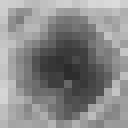
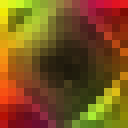
Revision of a layered 128x128 image; what changed, layer by layer:
added layer "Layer 8" (multiply) above "Layer 5" over (0, 0, 128, 128)
hid "Layer 3" over (0, 0, 128, 128)
added layer "Layer 4" (lighter color) in group "Group 1" over (0, 0, 128, 128)
